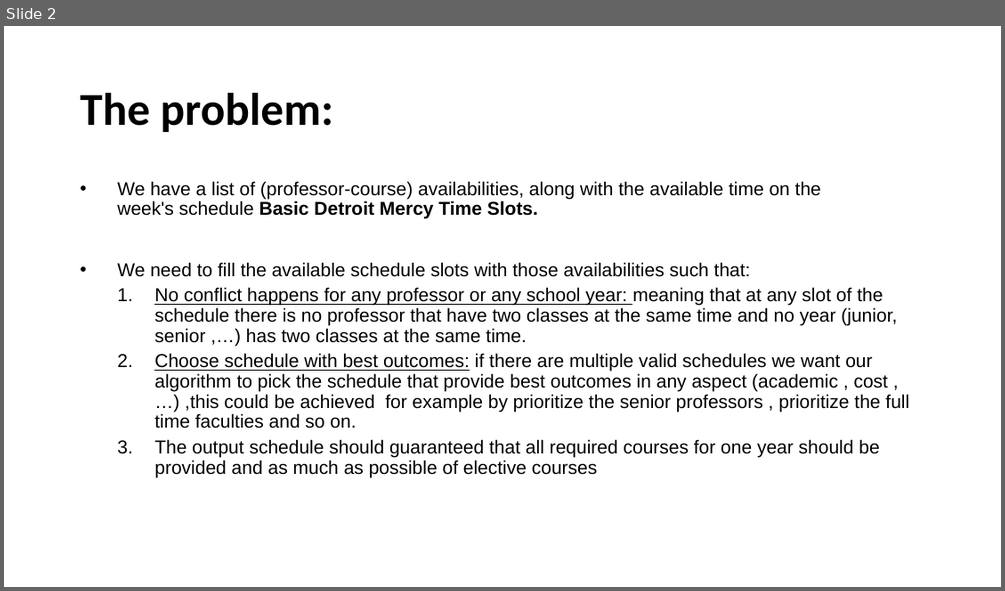
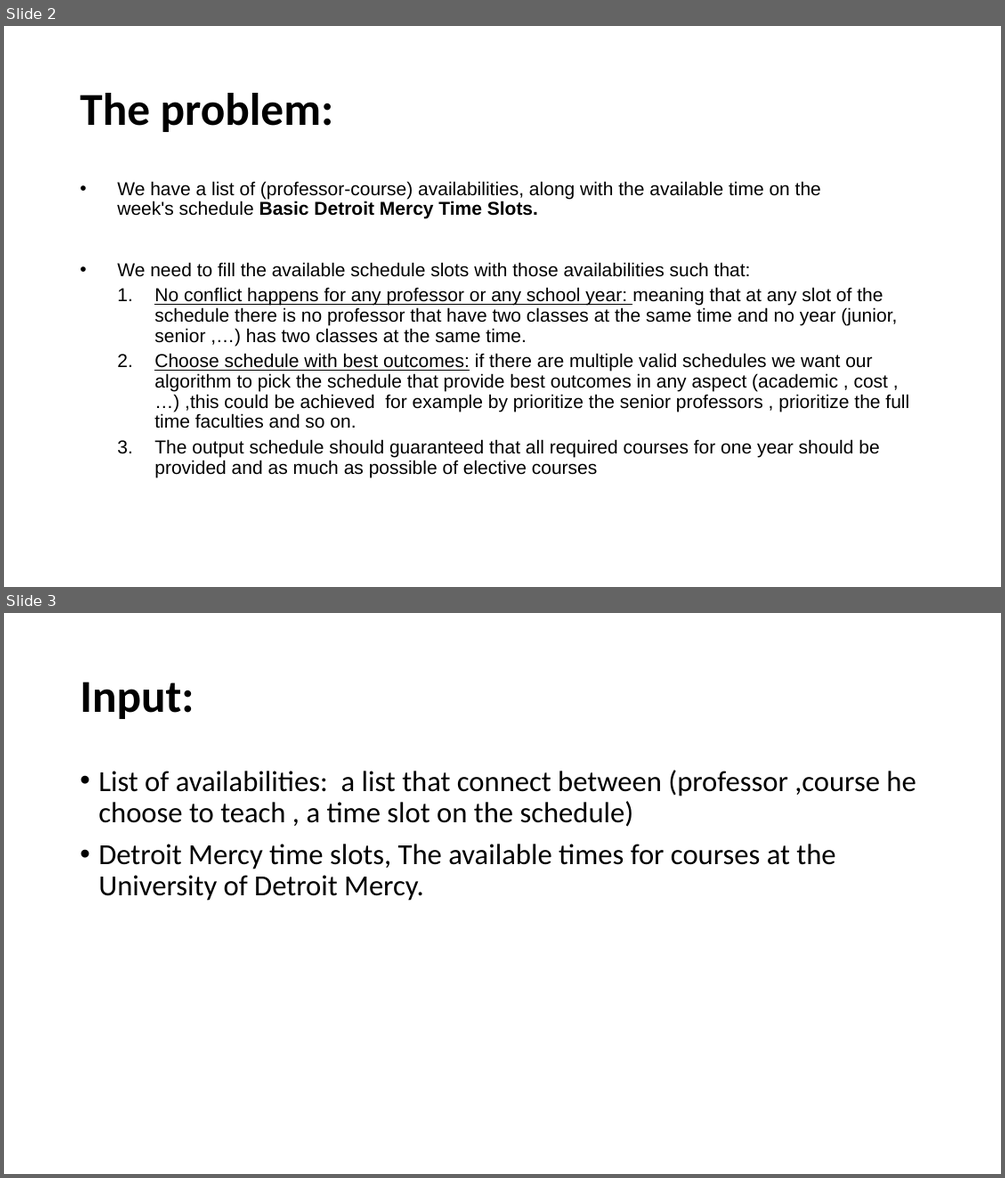
Before and after one commit to omaranBazna/schedule, a slide deck: algorithm design.pptx. Shown one above the other, each under a label of ours: slide 2 before the commit, slides 2 and 3 after it. The pictures are 1005x591 and 1005x1178 pixels, drawn with LibreOffice and Linux fonts; fonts in the diff are those of the drawing. Boxes give left, top, right and bottom in pixels: in the first picture for what was removed or moved away, otherwise in the second. Text is boxed around its words. In the diff, an @@ line names an element or a change of style, - is before the commit and + after.

Commit message:
add input list

```diff
--- a/algorithm design.pptx
+++ b/algorithm design.pptx
@@ slide 3 added at bbox=[4, 613, 1001, 1174], background #FFFFFF @@
@@ title added at bbox=[80, 682, 194, 719], 44 pt, text #000000, bold @@
+Input:
@@ text added at bbox=[98, 770, 915, 900], 28 pt, text #000000 @@
+• List of availabilities: a list that connect between (professor ,course he choose to teach , a time slot on the schedule)
+• Detroit Mercy time slots, The available times for courses at the University of Detroit Mercy.
```
